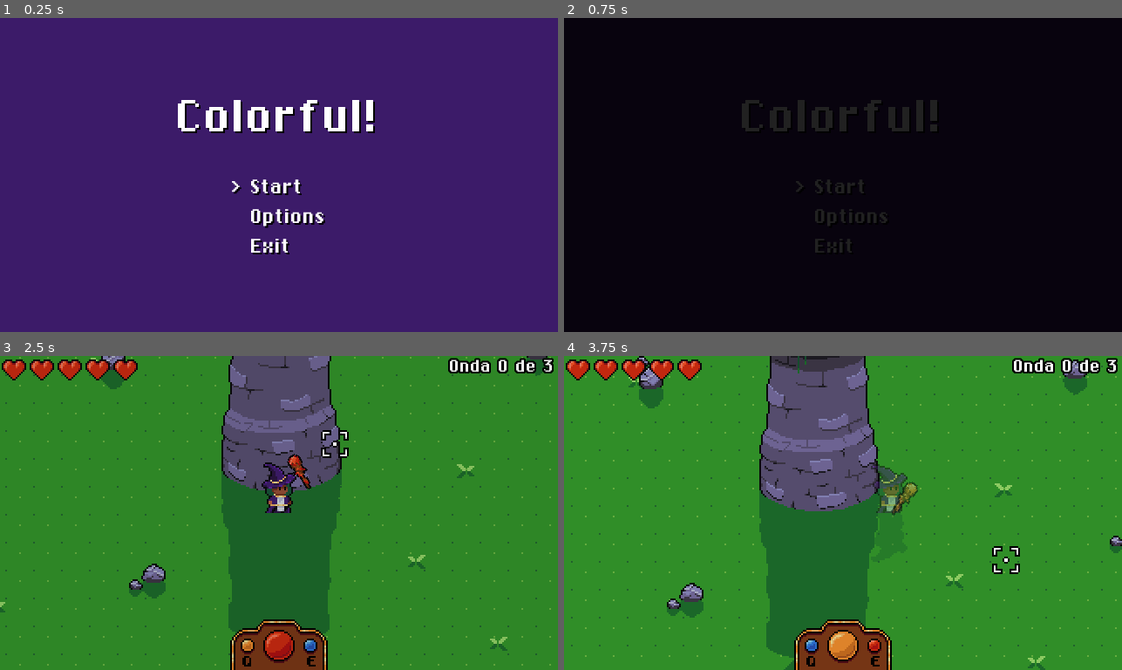
Above: before the commit, frames 1-4 (two rows, left to right).
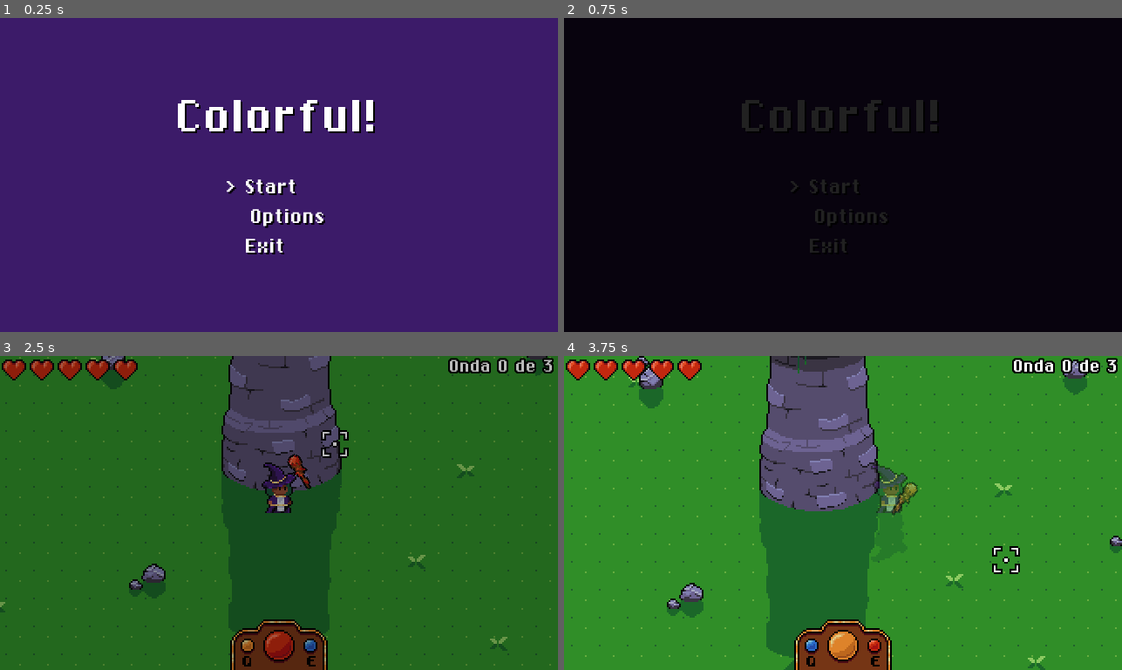
Above: after the commit, the same moments.

Repository: Triceru179/GameJam5
Game: Godot game, scene res://scenes/MainMenu.tscn
Two runs of this game, one before a commit and one after it. Both use one fixed random seed, a clock stepped at 60 frames per second and the inputs below.
Inputs (mouse positions are in pixels of both pictures, inside the frame that each line leads up to):
- Up to frame 1 (0.25 s): no input
- Up to frame 2 (0.75 s): tap Enter (ui_accept) at 0.5 s; move the mouse to (965, 159) at 0.52 s; hold E (action_color_swap_right) from 0.53 s (still down); hold Enter (ui_accept) from 0.53 s (still down)
- Up to frame 3 (2.5 s): move the mouse to (167, 528) at 1.27 s; release E (action_color_swap_right) at 1.28 s; release Enter (ui_accept) at 1.28 s; hold S (action_down) 1.28-2.03 s; right-click (167, 528) at 1.35 s; tap Enter (ui_accept) at 1.52, 1.55, 1.82 s; tap Space at 2 s; move the mouse to (334, 443) at 2.02 s; hold E (action_color_swap_right) from 2.03 s (still down); hold Enter (ui_accept) from 2.03 s (still down); click (334, 443) at 2.1 s
- Up to frame 4 (3.75 s): move the mouse to (815, 575) at 2.77 s; release E (action_color_swap_right) at 2.78 s; release Enter (ui_accept) at 2.78 s; hold W (action_up) 2.78-3.53 s; tap Enter (ui_accept) at 2.85, 3.02, 3.32 s; move the mouse to (1010, 560) at 3.52 s; hold Q (action_color_swap_left) from 3.53 s (still down); hold Right mouse button (action_dash) from 3.53 s (still down)

The runs differ from the first frame. In frame 1, 0.8% of the frame differs, in the area x 40-55%, y 51-76%; in frame 2, 0.3%; in frame 3, 82%, in the area x 0-100%, y 0-100%; in frame 4, nothing differs.

Commit message:
Added player dash SFX and fixed death menu

Diff:
--- a/actors/enemies/slime/Slime.tscn
+++ b/actors/enemies/slime/Slime.tscn
@@ -188,7 +188,7 @@
 tracks/5/imported = false
 tracks/5/enabled = true
 tracks/5/keys = {
-"times": PoolRealArray( 0, 0.7 ),
+"times": PoolRealArray( 0.2, 0.7 ),
 "transitions": PoolRealArray( 1, 1 ),
 "values": [ {
 "args": [ ExtResource( 10 ) ],
--- a/actors/player/Player.tscn
+++ b/actors/player/Player.tscn
@@ -12,6 +12,7 @@
 [ext_resource path="res://actors/player/palettes/palette_wand_blue.png" type="Texture" id=10]
 [ext_resource path="res://actors/player/palettes/palette_wand_red.png" type="Texture" id=11]
 [ext_resource path="res://actors/player/palettes/palette_wand_yellow.png" type="Texture" id=12]
+[ext_resource path="res://actors/player/sfxs/player_dash.wav" type="AudioStream" id=13]
 
 [sub_resource type="Animation" id=1]
 resource_name = "idle"
@@ -108,6 +109,10 @@
 
 [sub_resource type="AudioStreamRandomPitch" id=9]
 audio_stream = ExtResource( 6 )
+
+[sub_resource type="AudioStreamRandomPitch" id=10]
+audio_stream = ExtResource( 13 )
+random_pitch = 1.2
 
 [node name="Player" instance=ExtResource( 4 )]
 collision_layer = 2
@@ -201,4 +206,8 @@
 stream = SubResource( 9 )
 volume_db = -6.0
 
+[node name="DashSFX" type="AudioStreamPlayer2D" parent="." index="16"]
+stream = SubResource( 10 )
+max_distance = 256.0
+
 [editable path="Hurtbox"]
--- a/actors/player/player.gd
+++ b/actors/player/player.gd
@@ -167,6 +167,7 @@
 		$Pivot.modulate = Globals.COLOR_SEMI_TRASPARENT
 
 		dash_duration_timer.start()
+		$DashSFX.play()
 		$InvincibilityTimer.start(dash_duration_timer.wait_time)
 
 		current_state = State.DASH
@@ -177,6 +178,9 @@
 		attack()
 
 func _on_Health_changed(current_health):
+	if !visible:
+		return
+
 	emit_signal("damaged", current_health)
 	play_sfx(Globals.random_sfx_from_array(HURT_SFX))
 
@@ -187,9 +191,10 @@
 		emit_signal("died")
 
 		var cam = $Camera2D
-		remove_child(cam)
-		get_parent().add_child(cam)
-		cam.global_position = global_position
+		if cam:
+			remove_child(cam)
+			get_parent().add_child(cam)
+			cam.global_position = global_position
 
 		yield(get_tree().create_timer(0.5), "timeout")
 		queue_free()
--- a/autoload/globals.gd
+++ b/autoload/globals.gd
@@ -62,7 +62,9 @@
 	yield(get_tree().create_timer(transition_duration / 2), "timeout")
 
 	var _er = get_tree().change_scene_to(scene)
+	ScreenAdjuster.reset_screen()
 
+	ScreenAdjuster.adjust_screen_brightness(0)
 	ScreenAdjuster.adjust_screen_brightness(1, transition_duration / 2)
 
 func random_sfx_from_array(sfxs: Array) -> AudioStream:
--- a/autoload/screen_adjuster/ScreenAdjuster.tscn
+++ b/autoload/screen_adjuster/ScreenAdjuster.tscn
@@ -34,6 +34,7 @@
 material = SubResource( 2 )
 margin_right = 320.0
 margin_bottom = 180.0
+mouse_filter = 2
 __meta__ = {
 "_edit_use_anchors_": false
 }
--- a/menu/death_menu/death_menu.gd
+++ b/menu/death_menu/death_menu.gd
@@ -36,7 +36,6 @@
 			ScreenAdjuster.reset_screen()
 			var _er = get_tree().reload_current_scene()
 		1:
-			ScreenAdjuster.reset_screen()
 			Globals.change_scene(load("res://scenes/MainMenu.tscn"))
 		2:
 			get_tree().quit()
--- a/menu/main_menu/main_options.gd
+++ b/menu/main_menu/main_options.gd
@@ -6,6 +6,7 @@
 func _ready():
 	visible = false
 
+	$CenterContainer2/VBoxContainer/CenterContainer2/VBoxContainer/CenterContainer/Fullscreen/OptionFullscren.pressed = OS.window_fullscreen
 	get_node(slider_fx).value = db2linear(AudioServer.get_bus_volume_db(1))
 	get_node(slider_music).value = db2linear(AudioServer.get_bus_volume_db(2))
 
--- a/scenes/MainMenu.tscn
+++ b/scenes/MainMenu.tscn
@@ -31,6 +31,7 @@
 }
 
 [node name="MainMenu" type="MarginContainer" parent="."]
+visible = false
 anchor_right = 1.0
 anchor_bottom = 1.0
 script = ExtResource( 3 )
@@ -66,16 +67,16 @@
 margin_bottom = 100.0
 
 [node name="VBoxContainer" type="VBoxContainer" parent="MainMenu/CenterContainer/VBoxContainer/CenterContainer2"]
-margin_left = 31.0
-margin_right = 85.0
+margin_left = 28.0
+margin_right = 88.0
 margin_bottom = 50.0
 
 [node name="CenterContainer" type="CenterContainer" parent="MainMenu/CenterContainer/VBoxContainer/CenterContainer2/VBoxContainer"]
-margin_right = 54.0
+margin_right = 60.0
 margin_bottom = 14.0
 
 [node name="Start" type="HBoxContainer" parent="MainMenu/CenterContainer/VBoxContainer/CenterContainer2/VBoxContainer/CenterContainer"]
-margin_right = 54.0
+margin_right = 60.0
 margin_bottom = 14.0
 
 [node name="Selector" type="Label" parent="MainMenu/CenterContainer/VBoxContainer/CenterContainer2/VBoxContainer/CenterContainer/Start"]
@@ -88,20 +89,21 @@
 
 [node name="OptionName" type="Label" parent="MainMenu/CenterContainer/VBoxContainer/CenterContainer2/VBoxContainer/CenterContainer/Start"]
 margin_left = 11.0
-margin_right = 54.0
-margin_bottom = 14.0
-rect_min_size = Vector2( 43, 0 )
+margin_right = 60.0
+margin_bottom = 14.0
+rect_min_size = Vector2( 49, 0 )
 custom_fonts/font = SubResource( 1 )
 custom_colors/font_color_shadow = Color( 0, 0, 0, 1 )
 text = "Start"
 
 [node name="CenterContainer2" type="CenterContainer" parent="MainMenu/CenterContainer/VBoxContainer/CenterContainer2/VBoxContainer"]
 margin_top = 18.0
-margin_right = 54.0
+margin_right = 60.0
 margin_bottom = 32.0
 
 [node name="Options" type="HBoxContainer" parent="MainMenu/CenterContainer/VBoxContainer/CenterContainer2/VBoxContainer/CenterContainer2"]
-margin_right = 54.0
+margin_left = 3.0
+margin_right = 57.0
 margin_bottom = 14.0
 
 [node name="Selector" type="Label" parent="MainMenu/CenterContainer/VBoxContainer/CenterContainer2/VBoxContainer/CenterContainer2/Options"]
@@ -122,11 +124,11 @@
 
 [node name="CenterContainer3" type="CenterContainer" parent="MainMenu/CenterContainer/VBoxContainer/CenterContainer2/VBoxContainer"]
 margin_top = 36.0
-margin_right = 54.0
+margin_right = 60.0
 margin_bottom = 50.0
 
 [node name="Exit" type="HBoxContainer" parent="MainMenu/CenterContainer/VBoxContainer/CenterContainer2/VBoxContainer/CenterContainer3"]
-margin_right = 54.0
+margin_right = 60.0
 margin_bottom = 14.0
 
 [node name="Selector" type="Label" parent="MainMenu/CenterContainer/VBoxContainer/CenterContainer2/VBoxContainer/CenterContainer3/Exit"]
@@ -139,9 +141,9 @@
 
 [node name="OptionName" type="Label" parent="MainMenu/CenterContainer/VBoxContainer/CenterContainer2/VBoxContainer/CenterContainer3/Exit"]
 margin_left = 11.0
-margin_right = 54.0
-margin_bottom = 14.0
-rect_min_size = Vector2( 43, 0 )
+margin_right = 60.0
+margin_bottom = 14.0
+rect_min_size = Vector2( 49, 0 )
 custom_fonts/font = SubResource( 1 )
 custom_colors/font_color_shadow = Color( 0, 0, 0, 1 )
 text = "Exit"
@@ -151,7 +153,6 @@
 [node name="MenuSelect" parent="MainMenu" instance=ExtResource( 5 )]
 
 [node name="OptionsMenu" type="MarginContainer" parent="."]
-visible = false
 anchor_right = 1.0
 anchor_bottom = 1.0
 script = ExtResource( 6 )
@@ -205,20 +206,18 @@
 margin_right = 185.0
 margin_bottom = 24.0
 rect_min_size = Vector2( 185, 0 )
-alignment = 1
 
 [node name="OptionName" type="Label" parent="OptionsMenu/CenterContainer2/VBoxContainer/CenterContainer2/VBoxContainer/CenterContainer/Fullscreen"]
-margin_left = 48.0
 margin_top = 5.0
-margin_right = 109.0
+margin_right = 61.0
 margin_bottom = 19.0
 custom_fonts/font = SubResource( 1 )
 custom_colors/font_color_shadow = Color( 0, 0, 0, 1 )
 text = "Fullscreen"
 
 [node name="OptionFullscren" type="CheckBox" parent="OptionsMenu/CenterContainer2/VBoxContainer/CenterContainer2/VBoxContainer/CenterContainer/Fullscreen"]
-margin_left = 113.0
-margin_right = 137.0
+margin_left = 65.0
+margin_right = 89.0
 margin_bottom = 24.0
 focus_mode = 0
 enabled_focus_mode = 0
@@ -232,20 +231,18 @@
 margin_right = 185.0
 margin_bottom = 16.0
 rect_min_size = Vector2( 185, 0 )
-alignment = 2
 
 [node name="OptionName" type="Label" parent="OptionsMenu/CenterContainer2/VBoxContainer/CenterContainer2/VBoxContainer/CenterContainer3/MusicVolume"]
-margin_left = 30.0
 margin_top = 1.0
-margin_right = 111.0
+margin_right = 81.0
 margin_bottom = 15.0
 custom_fonts/font = SubResource( 1 )
 custom_colors/font_color_shadow = Color( 0, 0, 0, 1 )
 text = "Music Volume"
 
 [node name="MusicSlider" type="HSlider" parent="OptionsMenu/CenterContainer2/VBoxContainer/CenterContainer2/VBoxContainer/CenterContainer3/MusicVolume"]
-margin_left = 115.0
-margin_right = 165.0
+margin_left = 85.0
+margin_right = 135.0
 margin_bottom = 16.0
 rect_min_size = Vector2( 50, 0 )
 size_flags_vertical = 1
@@ -254,11 +251,10 @@
 step = 0.05
 
 [node name="MusicVolume" type="Label" parent="OptionsMenu/CenterContainer2/VBoxContainer/CenterContainer2/VBoxContainer/CenterContainer3/MusicVolume"]
-margin_left = 169.0
+margin_left = 139.0
 margin_top = 1.0
-margin_right = 185.0
+margin_right = 146.0
 margin_bottom = 15.0
-rect_min_size = Vector2( 16, 0 )
 custom_fonts/font = SubResource( 1 )
 custom_colors/font_color_shadow = Color( 0, 0, 0, 1 )
 text = "0"
@@ -273,20 +269,18 @@
 margin_right = 185.0
 margin_bottom = 16.0
 rect_min_size = Vector2( 185, 0 )
-alignment = 2
 
 [node name="OptionName" type="Label" parent="OptionsMenu/CenterContainer2/VBoxContainer/CenterContainer2/VBoxContainer/CenterContainer4/FxVolume"]
-margin_left = 50.0
 margin_top = 1.0
-margin_right = 111.0
+margin_right = 61.0
 margin_bottom = 15.0
 custom_fonts/font = SubResource( 1 )
 custom_colors/font_color_shadow = Color( 0, 0, 0, 1 )
 text = "FX Volume"
 
 [node name="FxSlider" type="HSlider" parent="OptionsMenu/CenterContainer2/VBoxContainer/CenterContainer2/VBoxContainer/CenterContainer4/FxVolume"]
-margin_left = 115.0
-margin_right = 165.0
+margin_left = 65.0
+margin_right = 115.0
 margin_bottom = 16.0
 rect_min_size = Vector2( 50, 0 )
 max_value = 1.0
@@ -296,11 +290,10 @@
 }
 
 [node name="FxVolume" type="Label" parent="OptionsMenu/CenterContainer2/VBoxContainer/CenterContainer2/VBoxContainer/CenterContainer4/FxVolume"]
-margin_left = 169.0
+margin_left = 119.0
 margin_top = 1.0
-margin_right = 185.0
+margin_right = 126.0
 margin_bottom = 15.0
-rect_min_size = Vector2( 16, 0 )
 custom_fonts/font = SubResource( 1 )
 custom_colors/font_color_shadow = Color( 0, 0, 0, 1 )
 text = "0"
Not shown: 1 places in actors/player/Player.tscn that only renumber resources
Not shown, added: actors/player/sfxs/player_dash.wav.import
Not shown, added: actors/player/sfxs/player_dash.wav
